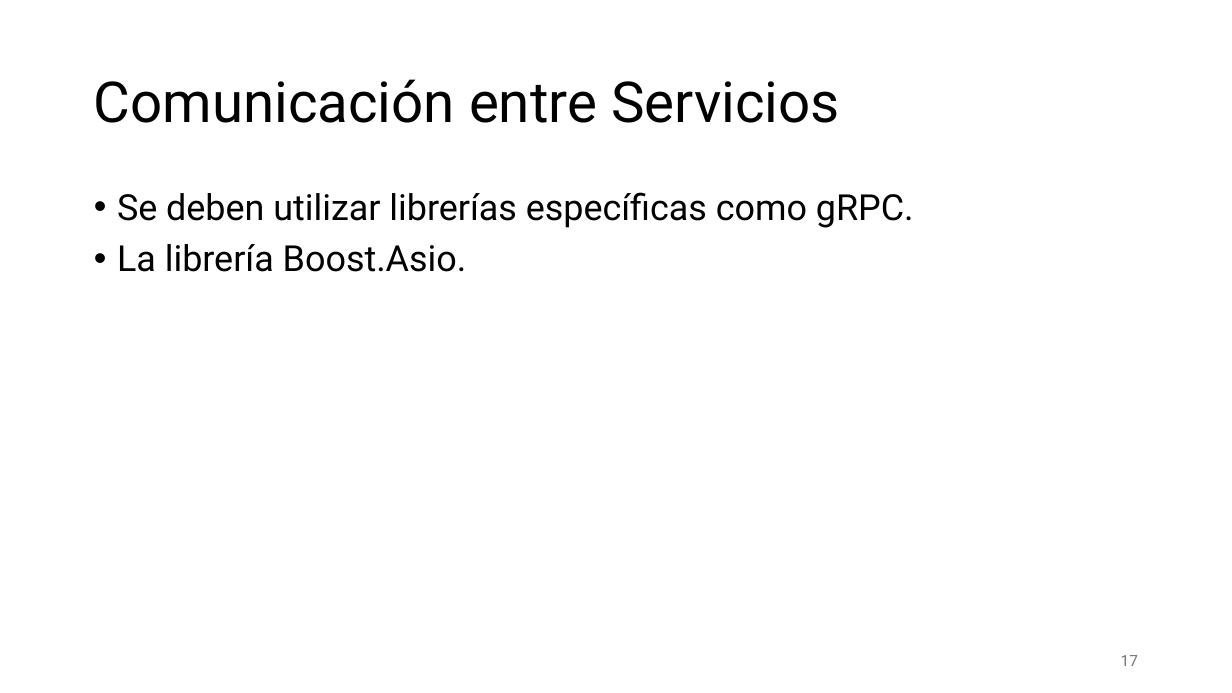
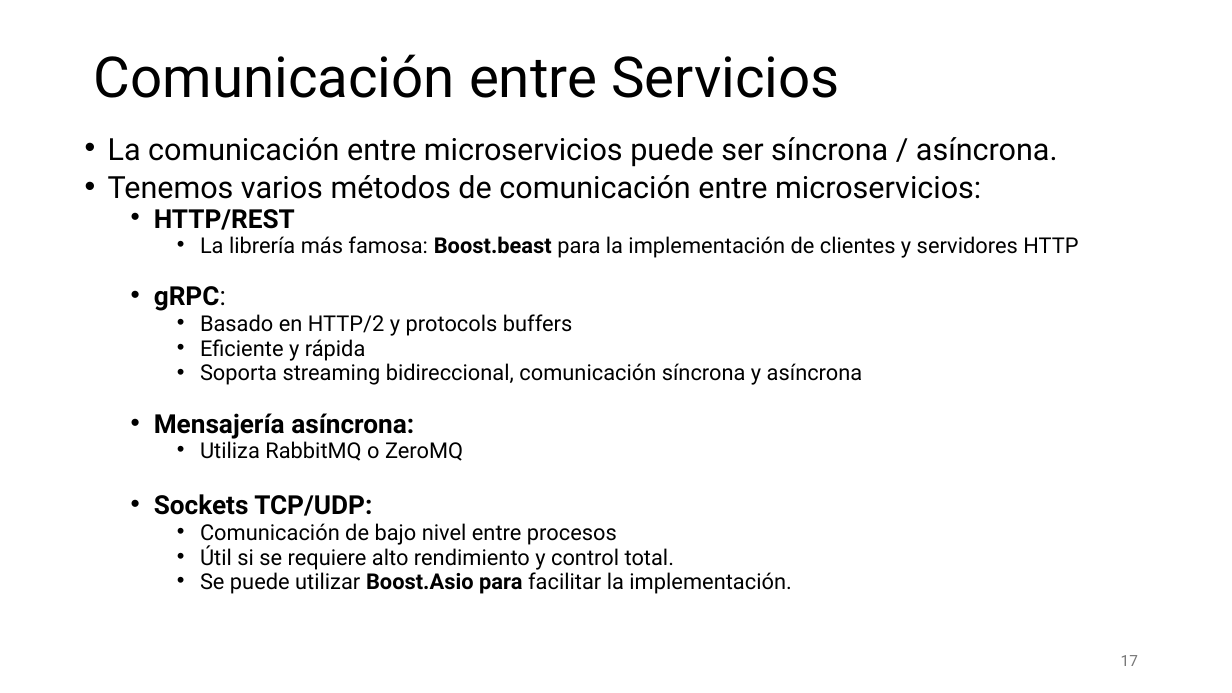
Before and after one commit to aldebarran22/CURSO_CPP_SERVICIOS_30H, a slide deck: slide 17 of doc/1_Introduccion a los servicios Web en Cpp.pptx. Drawn at 1232x693 pixels with LibreOffice and Linux fonts; fonts in the diff are those of the drawing. Boxes give left, top, right and bottom in pixels: in the first picture for what was removed or moved away, otherwise in the second. Text is boxed around its words. In the diff, an @@ line names an element or a change of style, - is before the commit and + after.

```diff
--- a/doc/1_Introduccion a los servicios Web en Cpp.pptx
+++ b/doc/1_Introduccion a los servicios Web en Cpp.pptx
@@ title "Comunicación entre Servicios": place and size @@
-title "Comunicación entre Servicios" at (94,79,840,123)
+title "Comunicación entre Servicios" at (94,54,840,98)
@@ text at (108,137,1078,594): text changed; size 28 to 17 pt @@
-• Se deben utilizar librerías específicas como gRPC.
-• La librería Boost.Asio.
+• La comunicación entre microservicios puede ser síncrona / asíncrona.
+• Tenemos varios métodos de comunicación entre microservicios:
+  • HTTP/REST
+    • La librería más famosa: Boost.beast para la implementación de clientes y servidores HTTP
+  • gRPC:
+    • Basado en HTTP/2 y protocols buffers
+    • Eficiente y rápida
+    • Soporta streaming bidireccional, comunicación síncrona y asíncrona
+  • Mensajería asíncrona:
+    • Utiliza RabbitMQ o ZeroMQ
+  • Sockets TCP/UDP:
+    • Comunicación de bajo nivel entre procesos
+    • Útil si se requiere alto rendimiento y control total.
+    • Se puede utilizar Boost.Asio para facilitar la implementación.
```
Also in this commit, not shown: 3 other slides changed, 1 slide added, 3 other files.
